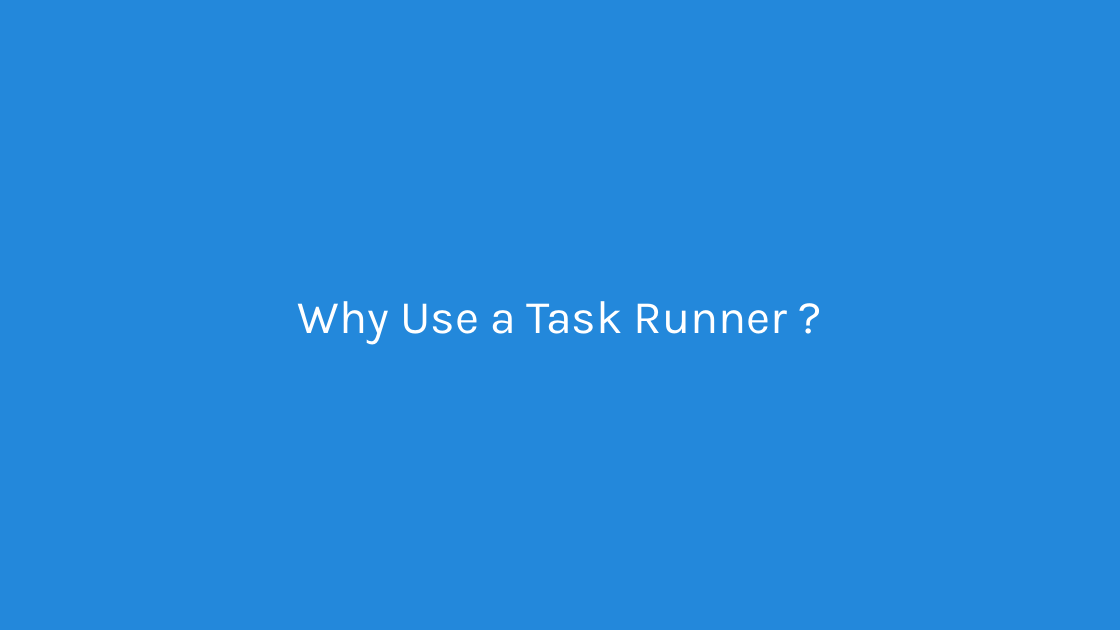
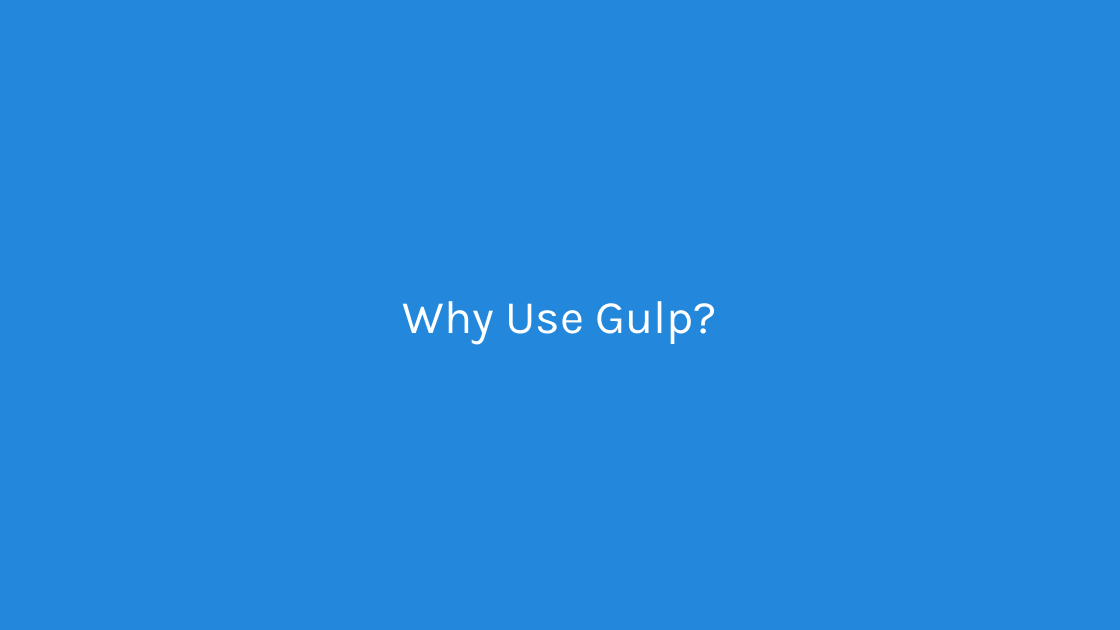
Before and after one commit to digitaldrummerj/GulpTalk, a slide deck: slide 2 of Gulp for DotNet Devs.pptx (slide 4 before the commit). Drawn at 1120x630 pixels with LibreOffice and Linux fonts; fonts in the diff are those of the drawing. Boxes give left, top, right and bottom in pixels: in the first picture for what was removed or moved away, otherwise in the second. Text is boxed around its words. In the diff, an @@ line names an element or a change of style, - is before the commit and + after.

```diff
--- a/Gulp for DotNet Devs.pptx
+++ b/Gulp for DotNet Devs.pptx
@@ text at [403,301,717,345]: text changed @@
-Why Use a Task Runner ?
+Why Use Gulp?
```
Also in this commit, not shown: 2 slides added, 3 slides removed.
